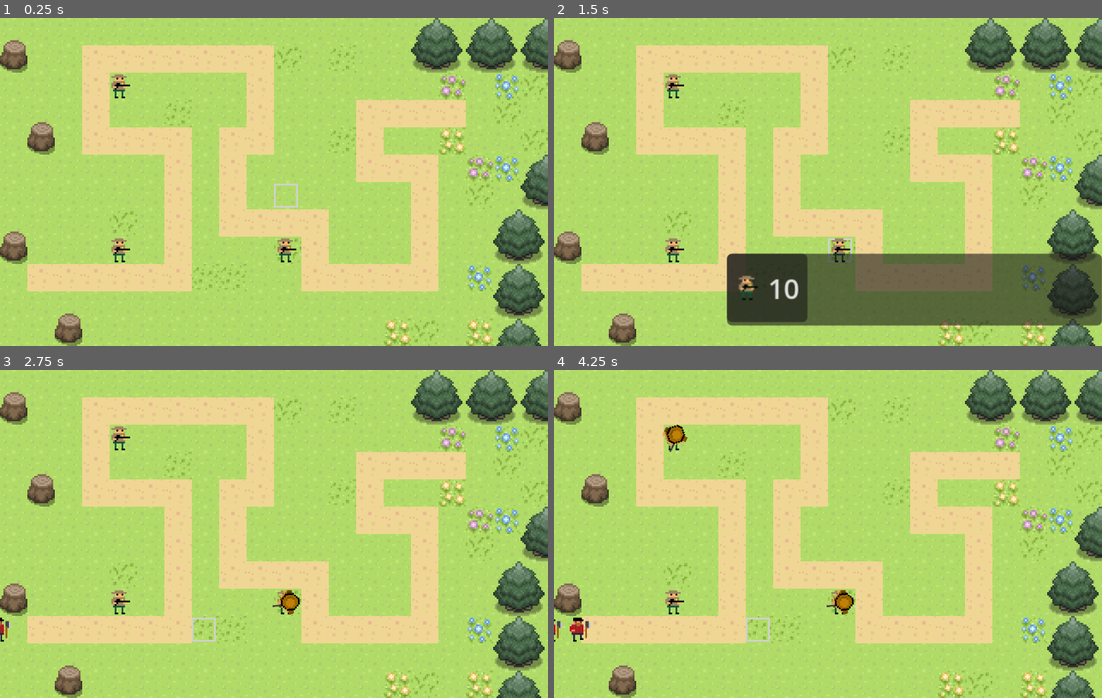
Above: before the commit, frames 1-4 (two rows, left to right).
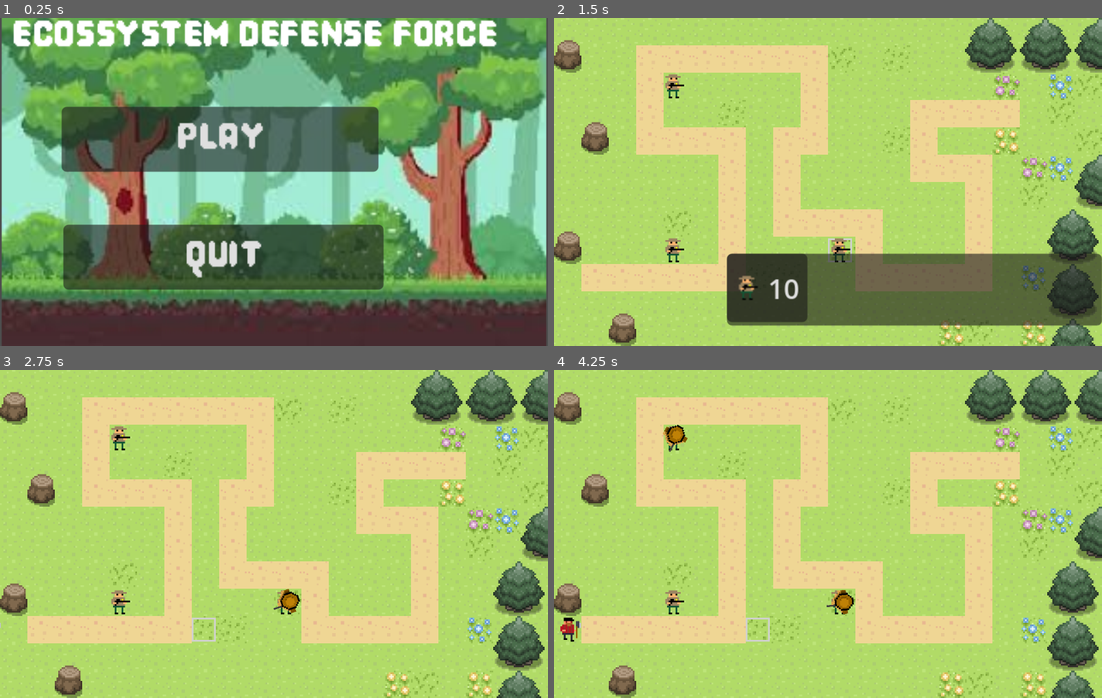
Above: after the commit, the same moments.

Repository: Ecosystem-defense-force/jogo
Game: Godot game, scene res://MenuPrincipal.tscn
Same seed, same stepped clock (60 frames per second), same inputs: the game is played once before the commit and once after it. Before the commit the project starts from res://World.tscn.
Inputs (mouse positions are in pixels of both pictures, inside the frame that each line leads up to):
- Up to frame 1 (0.25 s): no input
- Up to frame 2 (1.5 s): click (773, 139) at 0.5 s, where only the run after the commit has a clickable "Play"; tap Enter at 1.25 s; move the mouse to (838, 250) at 1.27 s; click (838, 250) at 1.42 s
- Up to frame 3 (2.75 s): click "10" at 2 s
- Up to frame 4 (4.25 s): move the mouse to (674, 438) at 2.77 s; click (674, 438) at 2.92 s; click "10" at 3.5 s

The runs differ from the first frame. In frame 1, 99% of the frame differs, in the area x 0-100%, y 0-100%; in frame 2, nothing differs; in frame 3, 0.2%; in frame 4, 0.4%.

Commit message:
Implementação do menu tela de vitória e derrota

Diff:
--- /dev/null
+++ b/ecosystem-defence-force/MenuPrincipal.tscn
@@ -0,0 +1,87 @@
+[gd_scene load_steps=4 format=3 uid="uid://d10sqpwwvpya"]
+
+[ext_resource type="Texture2D" uid="uid://bt7ohjode8cul" path="res://sprites/login.jpg" id="1_0oe1n"]
+[ext_resource type="FontFile" uid="uid://dmmiu372rqjto" path="res://sprites/Pixel Game.otf" id="1_ba235"]
+
+[sub_resource type="GDScript" id="GDScript_ba235"]
+script/source = "extends Control
+
+
+# Called when the node enters the scene tree for the first time.
+func _ready() -> void:
+	pass # Replace with function body.
+
+
+# Called every frame. 'delta' is the elapsed time since the previous frame.
+func _process(delta: float) -> void:
+	pass
+
+
+func _on_start_pressed() -> void:
+	get_tree().change_scene_to_file(\"res://World.tscn\") # Replace with function body.
+
+
+func _on_quit_pressed() -> void:
+	get_tree().quit()
+"
+
+[node name="MenuPrincipal" type="Control"]
+layout_mode = 3
+anchors_preset = 15
+anchor_right = 1.0
+anchor_bottom = 1.0
+offset_top = -4.0
+offset_right = -9.0
+grow_horizontal = 2
+grow_vertical = 2
+script = SubResource("GDScript_ba235")
+
+[node name="CanvasLayer" type="CanvasLayer" parent="."]
+
+[node name="VBoxContainer" type="VBoxContainer" parent="CanvasLayer"]
+anchors_preset = 15
+anchor_right = 1.0
+anchor_bottom = 1.0
+offset_left = 7.0
+offset_top = -4.0
+offset_right = 7.0
+offset_bottom = -4.0
+grow_horizontal = 2
+grow_vertical = 2
+
+[node name="Label" type="Label" parent="CanvasLayer/VBoxContainer"]
+layout_mode = 2
+theme_override_fonts/font = ExtResource("1_ba235")
+theme_override_font_sizes/font_size = 29
+text = "ECOSSYSTEM DEFENSE FORCE"
+
+[node name="Start" type="Button" parent="CanvasLayer/VBoxContainer/Label"]
+layout_mode = 1
+offset_left = 29.0
+offset_top = 56.0
+offset_right = 214.0
+offset_bottom = 91.0
+theme_override_fonts/font = ExtResource("1_ba235")
+theme_override_font_sizes/font_size = 29
+text = "Play"
+
+[node name="Quit" type="Button" parent="CanvasLayer/VBoxContainer/Label/Start"]
+layout_mode = 0
+offset_left = 1.0
+offset_top = 69.0
+offset_right = 188.0
+offset_bottom = 105.0
+theme_override_fonts/font = ExtResource("1_ba235")
+theme_override_font_sizes/font_size = 29
+text = "Quit"
+
+[node name="TextureRect" type="TextureRect" parent="."]
+layout_mode = 0
+offset_left = 1.0
+offset_top = -1.0
+offset_right = 319.0
+offset_bottom = 197.0
+texture = ExtResource("1_0oe1n")
+
+[connection signal="pressed" from="CanvasLayer/VBoxContainer/Label/Start" to="." method="_on_start_pressed"]
+[connection signal="pressed" from="CanvasLayer/VBoxContainer/Label/Start/Quit" to="." method="_on_quit_pressed"]
--- /dev/null
+++ b/ecosystem-defence-force/game_over.tscn
@@ -0,0 +1,9 @@
+[gd_scene format=3 uid="uid://5jkux4rlwdxw"]
+
+[node name="Control" type="Control"]
+layout_mode = 3
+anchors_preset = 15
+anchor_right = 1.0
+anchor_bottom = 1.0
+grow_horizontal = 2
+grow_vertical = 2
--- a/ecosystem-defence-force/project.godot
+++ b/ecosystem-defence-force/project.godot
@@ -11,7 +11,7 @@
 [application]
 
 config/name="EcosystemDefenceForce"
-run/main_scene="uid://cvno3xnn0hkj3"
+run/main_scene="uid://d10sqpwwvpya"
 config/features=PackedStringArray("4.5", "Forward Plus")
 config/icon="res://icon.svg"
 
@@ -19,6 +19,7 @@
 
 window/size/viewport_width=320
 window/size/viewport_height=192
+window/size/mode=2
 window/stretch/mode="canvas_items"
 
 [global_group]
--- /dev/null
+++ b/ecosystem-defence-force/tela_derrota.gd
@@ -0,0 +1,19 @@
+extends Control
+
+
+# Called when the node enters the scene tree for the first time.
+func _ready() -> void:
+	pass # Replace with function body.
+
+
+# Called every frame. 'delta' is the elapsed time since the previous frame.
+func _process(delta: float) -> void:
+	pass
+
+
+func _on_menu_pressed() -> void:
+	pass # Replace with function body.
+
+
+func _on_quit_pressed() -> void:
+	pass # Replace with function body.
--- /dev/null
+++ b/ecosystem-defence-force/tela_derrota.tscn
@@ -0,0 +1,9 @@
+[gd_scene format=3 uid="uid://loxi71omvgw3"]
+
+[node name="TelaDerrota" type="Control"]
+layout_mode = 3
+anchors_preset = 15
+anchor_right = 1.0
+anchor_bottom = 1.0
+grow_horizontal = 2
+grow_vertical = 2
--- /dev/null
+++ b/ecosystem-defence-force/tela_vitoria.gd
@@ -0,0 +1,19 @@
+extends Control
+
+
+# Called when the node enters the scene tree for the first time.
+func _ready() -> void:
+	pass # Replace with function body.
+
+
+# Called every frame. 'delta' is the elapsed time since the previous frame.
+func _process(delta: float) -> void:
+	pass
+
+
+func _on_menu_pressed() -> void:
+	pass # Replace with function body.
+
+
+func _on_quit_pressed() -> void:
+	pass # Replace with function body.
--- /dev/null
+++ b/ecosystem-defence-force/tela_vitoria.tscn
@@ -0,0 +1,9 @@
+[gd_scene format=3 uid="uid://blf64undagpum"]
+
+[node name="Tela_vitoria" type="Control"]
+layout_mode = 3
+anchors_preset = 15
+anchor_right = 1.0
+anchor_bottom = 1.0
+grow_horizontal = 2
+grow_vertical = 2
Binary file added: ecosystem-defence-force/sprites/Pixel Game.otf
Not shown, added: ecosystem-defence-force/sprites/Pixel Game.otf.import
Binary file added: ecosystem-defence-force/sprites/cena-de-pixels-graficos-de-8-bits-com-floresta.png
Not shown, added: ecosystem-defence-force/sprites/cena-de-pixels-graficos-de-8-bits-com-floresta.png.import
Binary file added: ecosystem-defence-force/sprites/forest_on_fire_320x192.png
Not shown, added: ecosystem-defence-force/sprites/forest_on_fire_320x192.png.import
Binary file added: ecosystem-defence-force/sprites/login.jpg
Not shown, added: ecosystem-defence-force/sprites/login.jpg.import
Binary file added: ecosystem-defence-force/sprites/victorious_forest_no_text_320x192.png
Not shown, added: ecosystem-defence-force/sprites/victorious_forest_no_text_320x192.png.import
Not shown, added: ecosystem-defence-force/tela_derrota.gd.uid
Not shown, added: ecosystem-defence-force/tela_vitoria.gd.uid
